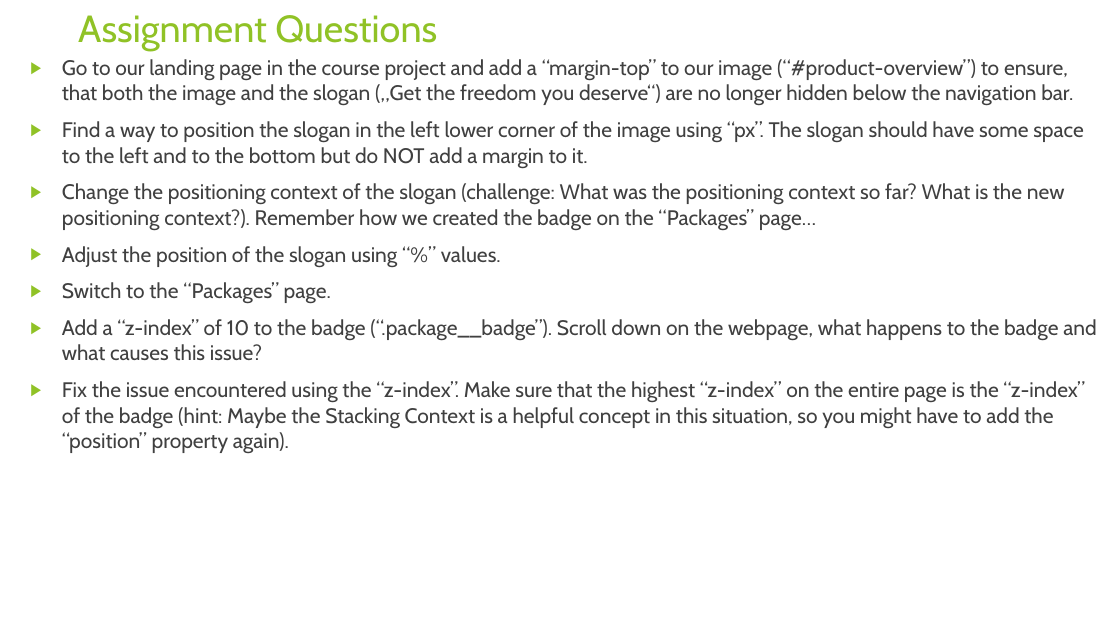
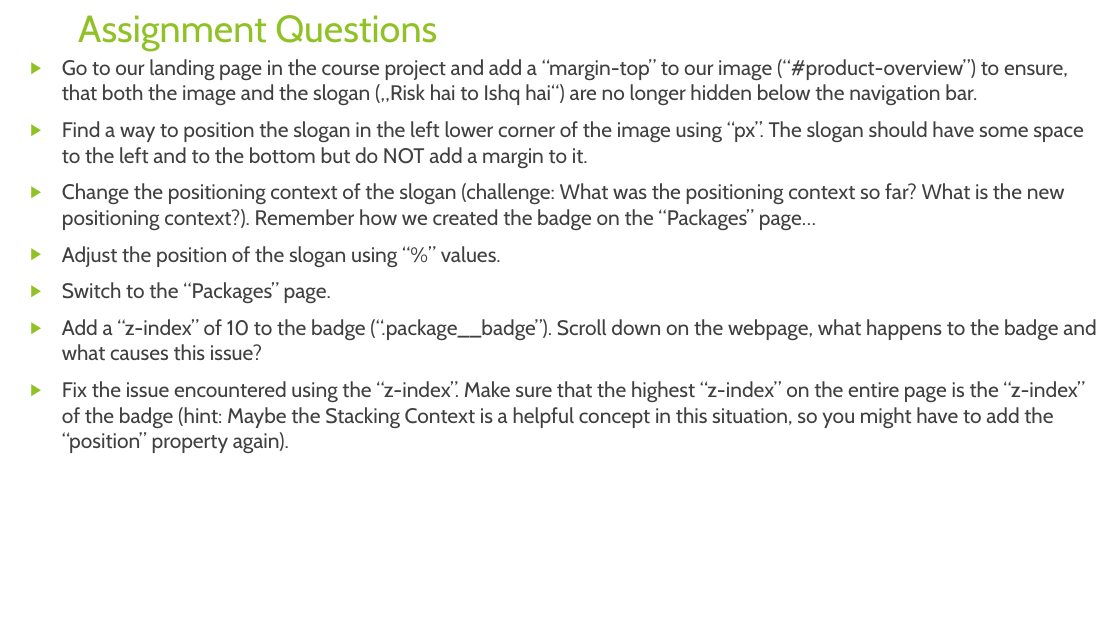
Before and after one commit to rudhrainfogain/CSS, a slide deck: slide 107 of PPT/Css-v6.pptx. Drawn at 1120x630 pixels with LibreOffice and Linux fonts; fonts in the diff are those of the drawing. Boxes give left, top, right and bottom in pixels: in the first picture for what was removed or moved away, otherwise in the second. Text is boxed around its words. In the diff, an @@ line names an element or a change of style, - is before the commit and + after.

Commit message:
AssignmentSolution

```diff
--- a/PPT/Css-v6.pptx
+++ b/PPT/Css-v6.pptx
@@ text at bbox=[62, 59, 1068, 106]: text changed @@
-▶ Go to our landing page in the course project and add a “margin-top” to our image (“#product-overview”) to ensure, that both the image and the slogan („Get the freedom you deserve“) are no longer hidden below the navigation bar.
+▶ Go to our landing page in the course project and add a “margin-top” to our image (“#product-overview”) to ensure, that both the image and the slogan („Risk hai to Ishq hai“) are no longer hidden below the navigation bar.
```
Also in this commit, not shown: 1 other slide changed, 2 slides added, 2 other files.
